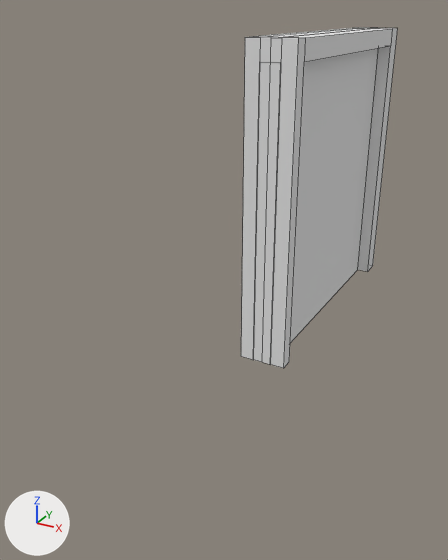
The Blender file Assets/Models/door3.blend as it was, and as the next commit left it.
The view is the same before and after, from a camera (50 mm lens) standing at (1.91, -5.41, 2.75) and looking at (-0.27, -1.46, 0.77). Lighting does not change. The marker at lower left points along +X, +Y and +Z. Mesh edges are drawn as thin lines.

Script lines for the objects in view, before the commit:
```python
me_plane = bpy.data.meshes.new('Plane')
me_plane.from_pydata(...)  # 56 vertices, 40 faces; spans x -0.502..0.5, y 0.0..1.0, z -0.2..0.2
me_plane.materials.append(mat_door1_1)  # its picture is missing
me_plane_001 = bpy.data.meshes.new('Plane.001')
me_plane_001.from_pydata(...)  # 16 vertices, 7 faces; spans x -0.454..0.421, y 0.0..0.939, z -0.08..0.08
me_plane_001.materials.append(mat_door1_1)  # its picture is missing
ob_door1_1 = bpy.data.objects.new('door1_1', me_plane)
ob_door1_1.location = (0.0, 0.0, 0.0)
ob_door1_1.rotation_euler = (1.571, 0.0, 1.571)  # degrees (90, 0, 90)
ob_door1_1.scale = (2.56, 2.56, 1.0)
ob_door1_1_001 = bpy.data.objects.new('door1_1.001', me_plane_001)
ob_door1_1_001.location = (0.0, 0.0, 0.0)
ob_door1_1_001.rotation_euler = (1.571, 0.0, 1.571)  # degrees (90, 0, 90)
ob_door1_1_001.scale = (2.56, 2.56, 1.0)
```
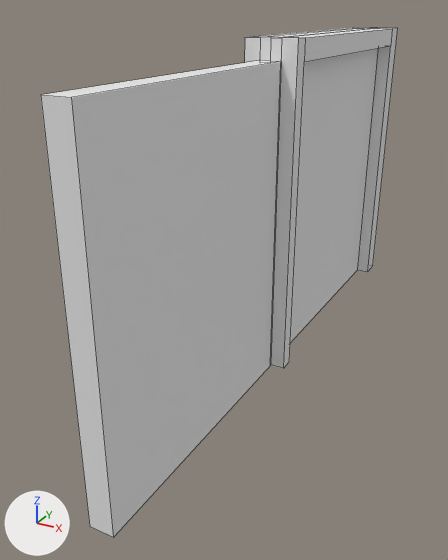
Location of each change, [x1, y1, x2, y2] in pixels of the pictures (448 x 560 px):
'door1_1', reshaped (127% wider, 50% taller)
    before: [241, 28, 398, 368]
    after: [41, 28, 398, 537]
part 1 of me_plane, added
    after: [41, 60, 282, 537]

The change in detail:
me_plane has 56 vertices, 40 faces and spans x -0.502..0.5, y 0.0..1.0, z -0.2..0.2.
me_plane is used by ob_door1_1; location (0.0, 0.0, 0.0); rotation (1.571, 0.0, 1.571), in degrees (90, 0, 90); scale (2.56, 2.56, 1.0).
me_plane part 1: a new loose piece, a box spanning x -1.329..-0.5, y 0.0..0.941, z -0.086..0.085, in mat_door1_1 (its picture is missing).
